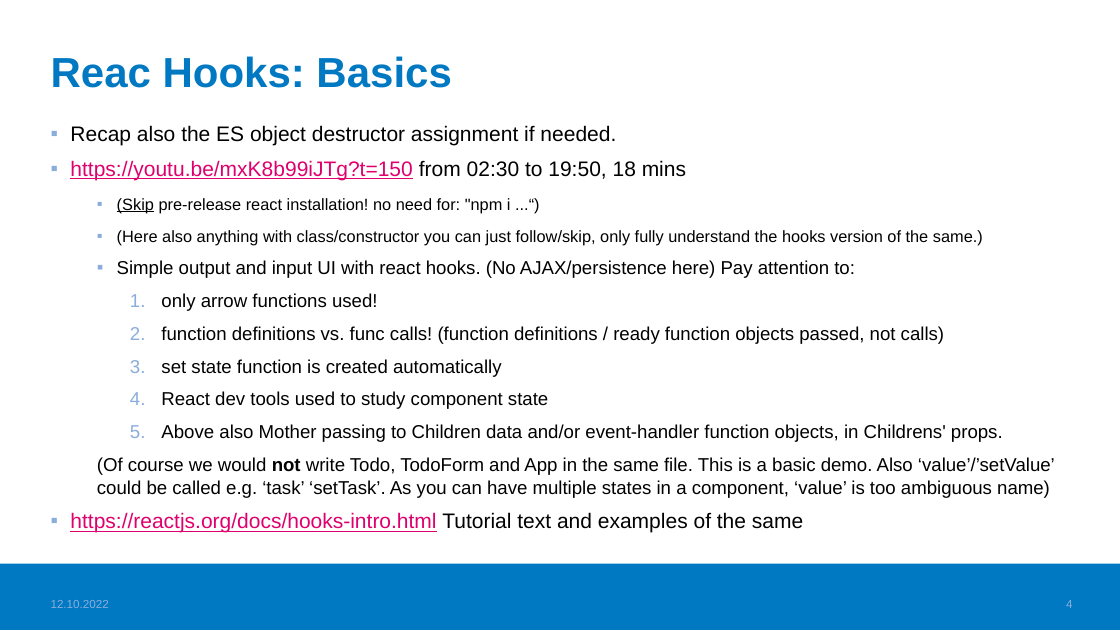
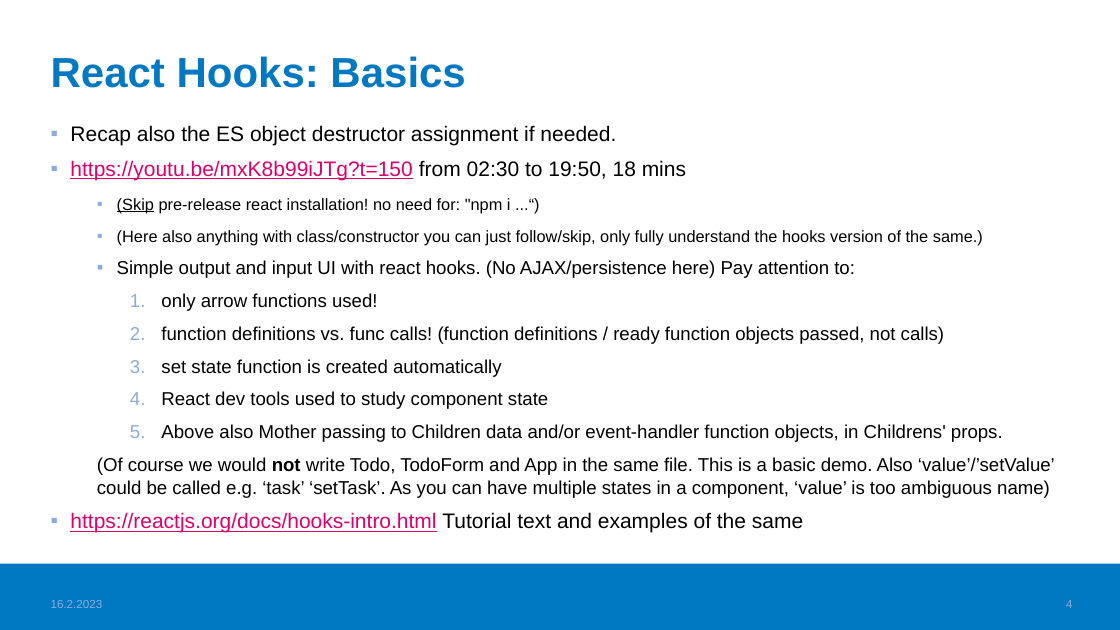
Before and after one commit to valju/docs_frontend_design, a slide deck: slide 4 of FrontendStuff_ForExam.pptx. Drawn at 1120x630 pixels with LibreOffice and Linux fonts; fonts in the diff are those of the drawing; background and template pictures are left out. Boxes give left, top, right and bottom in pixels: in the first picture for what was removed or moved away, otherwise in the second. Text is boxed around its words. In the diff, an @@ line names an element or a change of style, - is before the commit and + after.

```diff
--- a/FrontendStuff_ForExam.pptx
+++ b/FrontendStuff_ForExam.pptx
@@ title at [51,56,465,88]: text changed @@
-Reac Hooks: Basics
+React Hooks: Basics
@@ text at [51,600,103,608]: text changed @@
-12.10.2022
+16.2.2023
```
Also in this commit, not shown: 19 other slides changed, 1 other file.
